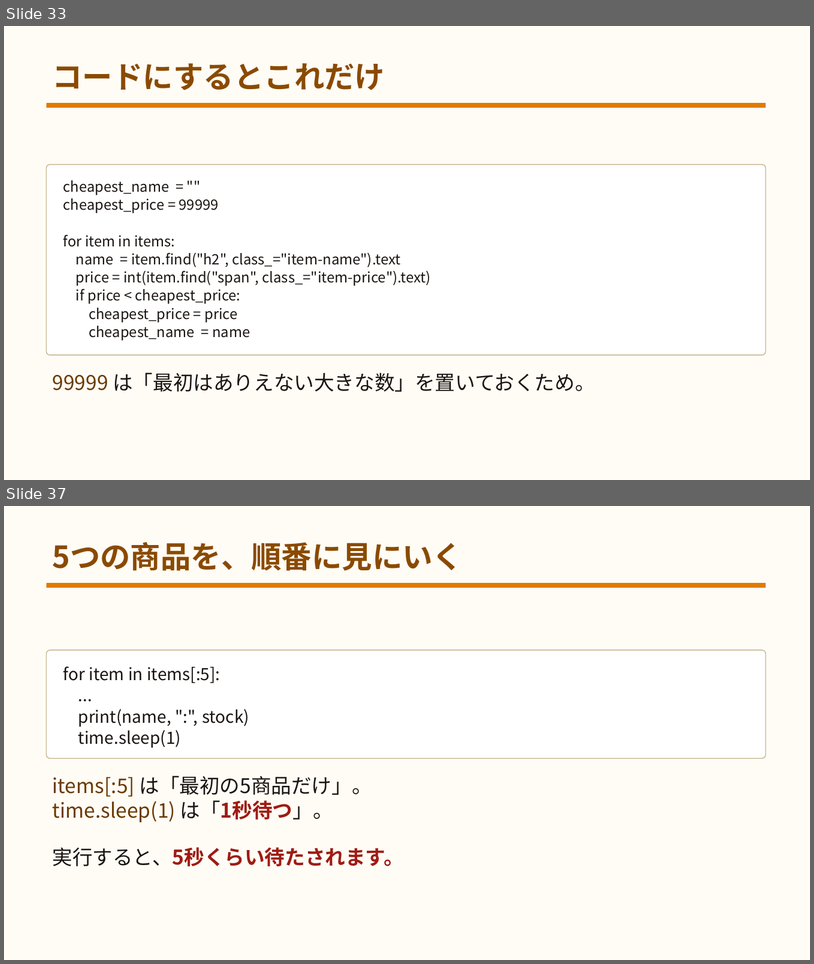
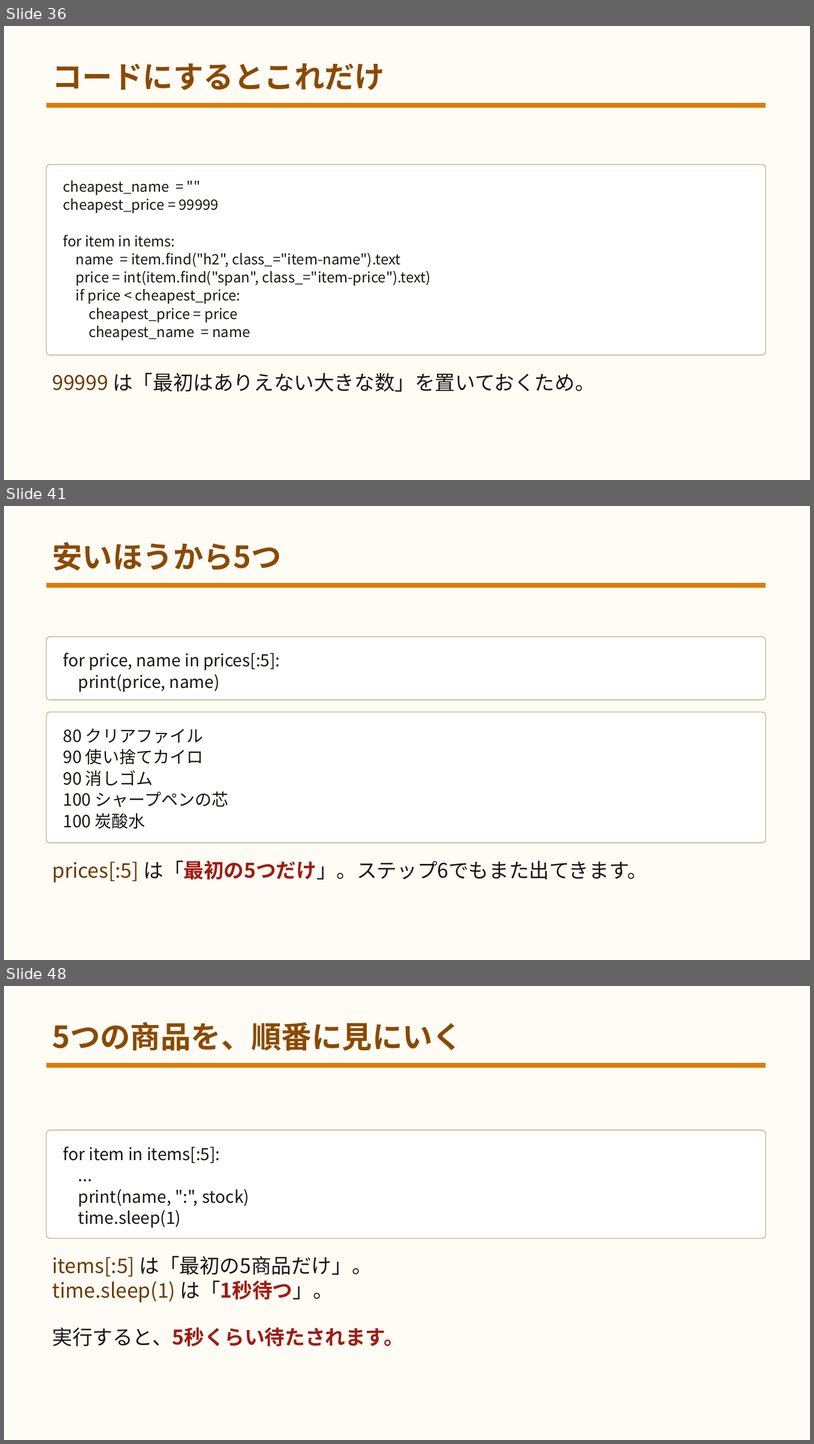
Before and after one commit to yuracode/isshop, a slide deck: docs/slides.pptx. Shown one above the other, each under a label of ours: slides 33 and 37 before the commit, slides 36, 41 and 48 after it; the slides between them are not shown. The pictures are 814x964 and 814x1444 pixels, drawn with LibreOffice and Linux fonts; fonts in the diff are those of the drawing. Boxes give left, top, right and bottom in pixels: in the first picture for what was removed or moved away, otherwise in the second. Text is boxed around its words. In the diff, an @@ line names an element or a change of style, - is before the commit and + after.

```diff
--- a/docs/slides.pptx
+++ b/docs/slides.pptx
@@ slide 41 added at [4,506,810,960], background #FFFCF6 @@
@@ text added at [52,542,282,571], 36 pt, text #8A4A00, bold @@
+安いほうから5つ
@@ rectangle added at [47,583,766,588], fill #E07B00 @@
@@ rounded rectangle added at [47,637,766,700], fill #FFFFFF, outline #C7B48E 1 pt @@
@@ text added at [63,652,280,692], 20 pt, text #1A1512 @@
+for price, name in prices[:5]:
+print(price, name)
@@ rounded rectangle added at [47,712,766,843], fill #FFFFFF, outline #C7B48E 1 pt @@
@@ text added at [63,728,229,829], 20 pt, text #1A1512 @@
+80 クリアファイル
+90 使い捨てカイロ
+90 消しゴム
+100 シャープペンの芯
+100 炭酸水
@@ text added at [52,860,648,882], 24 pt, text #1A1512 @@
+prices[:5] は「最初の5つだけ」。ステップ6でもまた出てきます。
@@ what was slide 33 is now slide 36 @@
@@ what was slide 37 is now slide 48 @@
```
Also in this commit, not shown: 6 slides changed, 10 other slides added, 15 other files.
